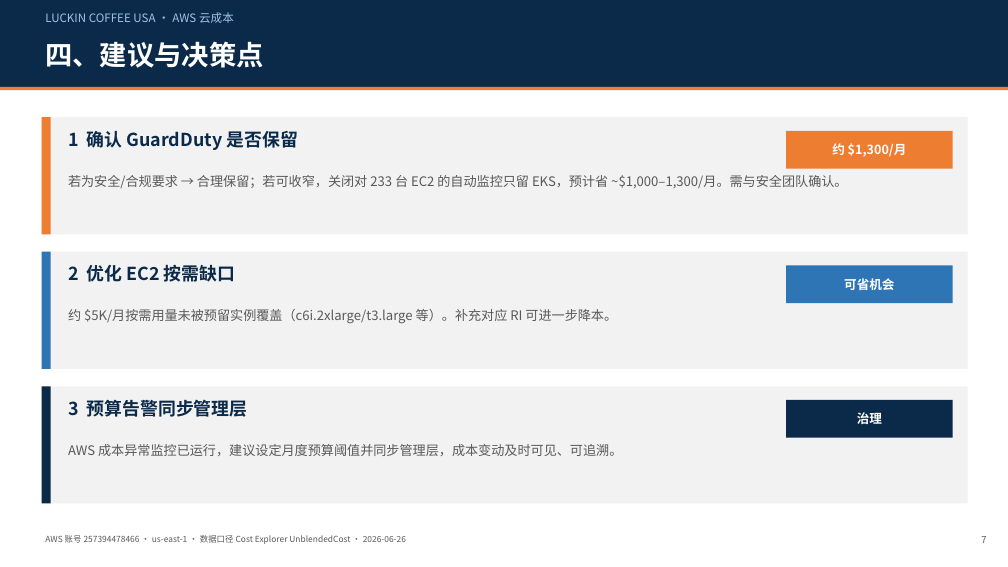
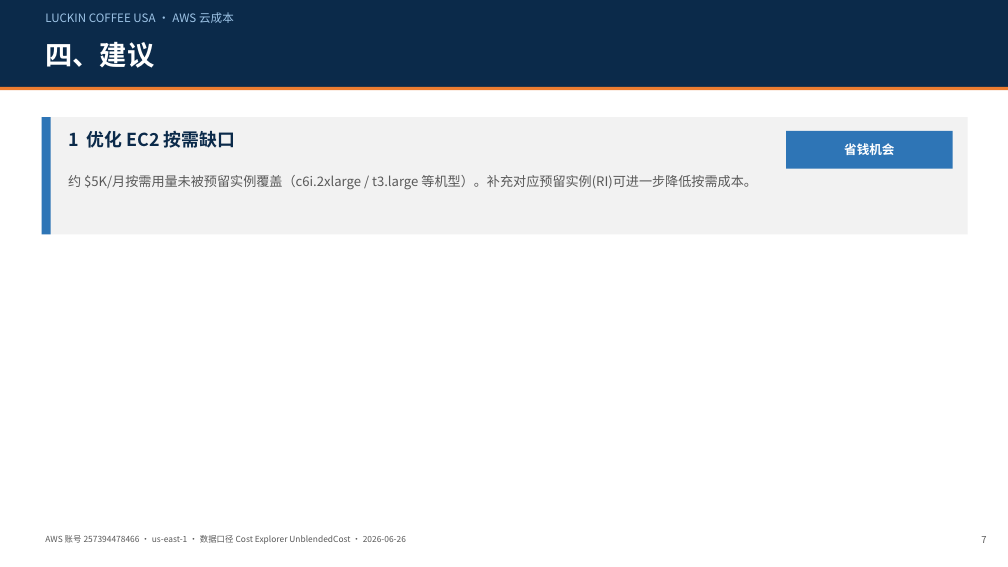
Before and after one commit to xiangyuzeng/luckin-usa-dba-ops, a slide deck: slide 7 of reports/aws-bill-increase-2026-06/Luckin_USA_AWS_Cost_Report_2026-06.pptx. Drawn at 1008x567 pixels with LibreOffice and Linux fonts; fonts in the diff are those of the drawing. Boxes give left, top, right and bottom in pixels: in the first picture for what was removed or moved away, otherwise in the second. Text is boxed around its words. In the diff, an @@ line names an element or a change of style, - is before the commit and + after.

```diff
--- a/reports/aws-bill-increase-2026-06/Luckin_USA_AWS_Cost_Report_2026-06.pptx
+++ b/reports/aws-bill-increase-2026-06/Luckin_USA_AWS_Cost_Report_2026-06.pptx
@@ text at [45, 41, 154, 68]: text changed @@
-四、建议与决策点
+四、建议
@@ rectangle at [42, 117, 51, 234]: fill #ED7D31 to #2E75B6 @@
@@ text at [68, 131, 235, 148]: text changed @@
-1 确认 GuardDuty 是否保留
+1 优化 EC2 按需缺口
@@ rectangle at [786, 131, 953, 169]: fill #ED7D31 to #2E75B6 @@
@@ text at [844, 143, 894, 155]: text changed @@
-约 $1,300/月
+省钱机会
@@ text at [68, 175, 757, 189]: text changed @@
-若为安全/合规要求 → 合理保留；若可收窄，关闭对 233 台 EC2 的自动监控只留 EKS，预计省 ~$1,000–1,300/月。需与安全团队确认。
+约 $5K/月按需用量未被预留实例覆盖（c6i.2xlarge / t3.large 等机型）。补充对应预留实例(RI)可进一步降低按需成本。
@@ rectangle removed at [42, 252, 968, 369] @@
@@ rectangle removed at [42, 252, 51, 369] @@
@@ text removed at [68, 265, 235, 282] @@
-2 优化 EC2 按需缺口
@@ rectangle removed at [786, 265, 953, 303] @@
@@ text removed at [844, 278, 894, 290] @@
-可省机会
@@ text removed at [68, 309, 617, 323] @@
-约 $5K/月按需用量未被预留实例覆盖（c6i.2xlarge/t3.large 等）。补充对应 RI 可进一步降本。
@@ rectangle removed at [42, 386, 968, 504] @@
@@ rectangle removed at [42, 386, 51, 504] @@
@@ text removed at [68, 400, 248, 417] @@
-3 预算告警同步管理层
@@ rectangle removed at [786, 400, 953, 438] @@
@@ text removed at [857, 412, 882, 424] @@
-治理
@@ text removed at [68, 444, 622, 456] @@
-AWS 成本异常监控已运行，建议设定月度预算阈值并同步管理层，成本变动及时可见、可追溯。
```
Also in this commit, not shown: 2 other slides changed.
